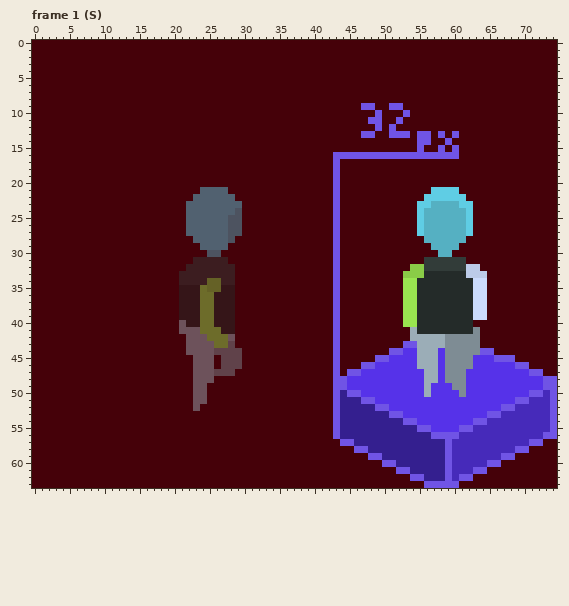
Pixel-art file: Dibujo/Aseprite/Practicando/Personaje_Caminando.aseprite. Above is the file before it was changed.
75x64 pixels, 48 frames. Colours within 5 levels of each other are drawn and written as one. Shown: frame 1 (S). The commit also changed other frames, which this record leaves out.
Once edited:
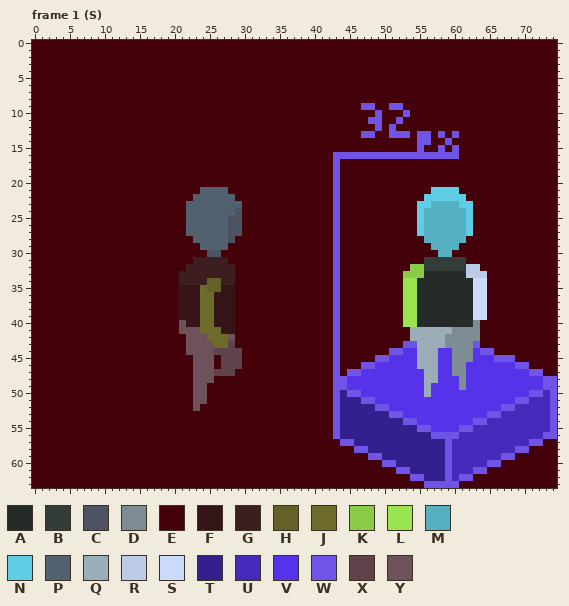
Palette (. is transparent): A #242b29  B #323c39  C #4d5360  D #7e8c94  E #450109  F #351518  G #3c1d20  H #656126  J #6d6c2a  K #8acc47  L #99e550  M #55b0c2  N #5fcde4  P #516170  Q #9badb7  R #bccbe8  S #cbdbfc  T #341f8f  U #462aba  V #5632e9  W #7054e5  X #60424a  Y #6d525b
The exact change:
--- frame 1 (S), layers "Torso", "PiernaDetras"
@@ x 53..65 @@
 39 LLAAAAAAAASSE
-40 LLAAAAAAAAEEE
-41 EQAAAAAAAADEE
+40 LLAAAAAAAADEE
+41 EQQQQQQDDDDEE
 42 EQQQQQDDDDDEE
-43 WWQQQQDDDDDEE
-44 VVQQQVDDDDDWW
-45 VVQQQVDDDDVVV
-46 VVQQQVDDDDVVV
-47 VVVQQVDDDVVVV
-48 VVVQQVDDDVVVV
-49 VVVQVVVDDVVVV
-50 VVVQVVVVDVVVV
+43 WWQQQQDDDDWEE
+44 VVQQQVVDDDVWW
+45 VVQQQVVDDDVVV
+46 VVQQQVVDDVVVV
+47 VVVQQVVDDVVVV
+48 VVVQQVVVDVVVV
+49 VVVQVVVVDVVVV
+50 VVVQVVVVVVVVV
 51 VVVVVVVVVVVVV
Pixel boxes of the changes (left, top, right, bottom) in both pictures:
changed: (417, 320, 480, 397)
